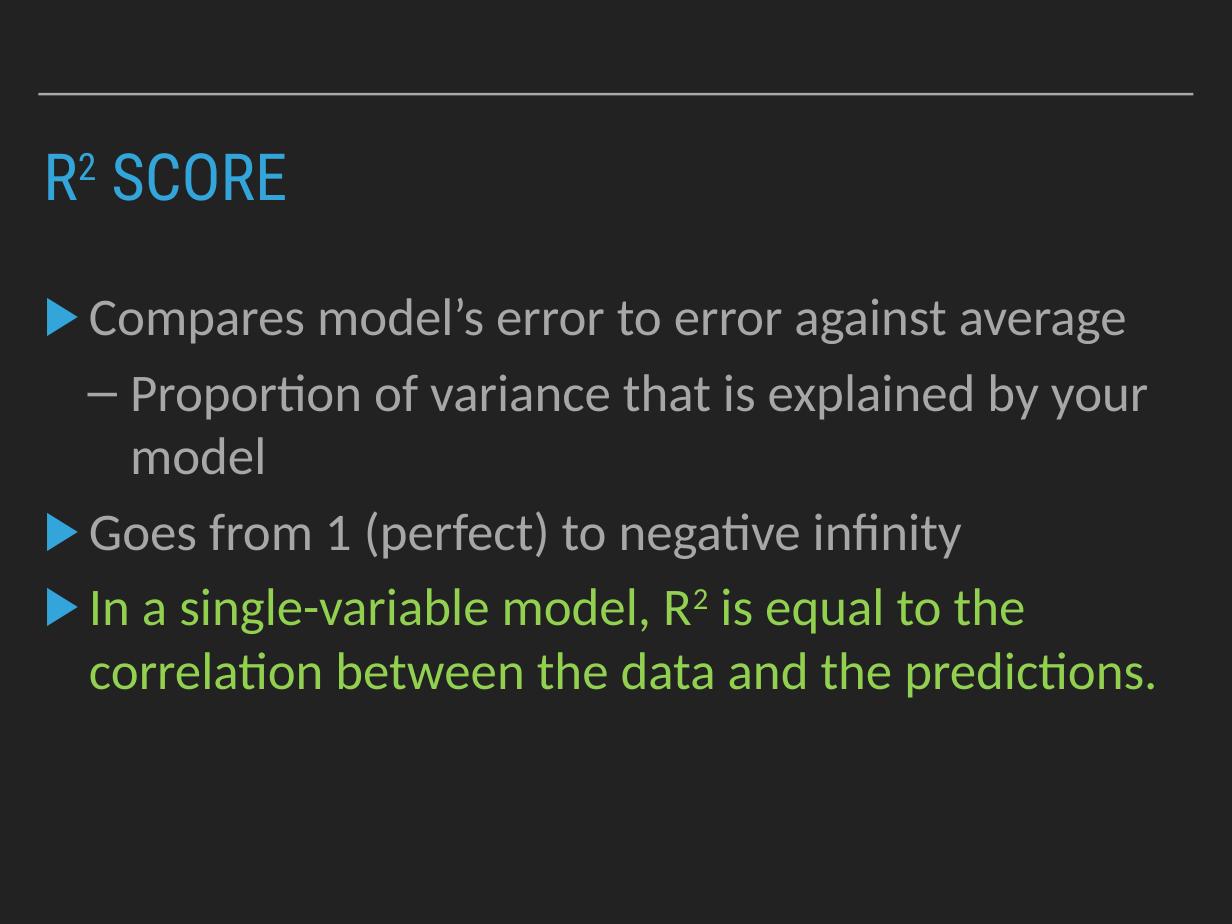
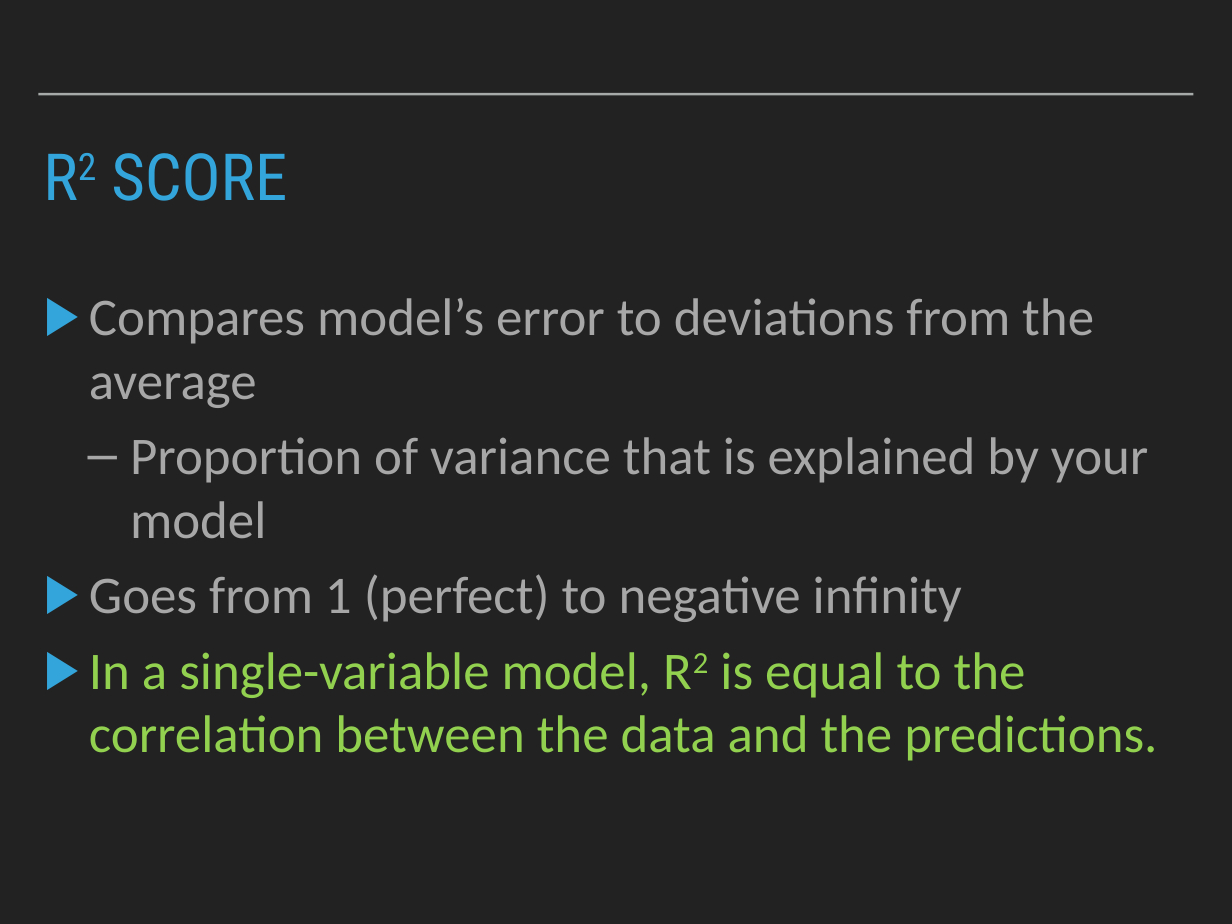
Before and after one commit to patricks1/python-for-data-science, a slide deck: slide 26 of Session09/Session9_Slides.pptx. Drawn at 1232x924 pixels with LibreOffice and Linux fonts; fonts in the diff are those of the drawing. Boxes give left, top, right and bottom in pixels: in the first picture for what was removed or moved away, otherwise in the second. Text is boxed around its words. In the diff, an @@ line names an element or a change of style, - is before the commit and + after.

```diff
--- a/Session09/Session9_Slides.pptx
+++ b/Session09/Session9_Slides.pptx
@@ text at bbox=[89, 298, 1094, 408]: text changed @@
-▶ Compares model’s error to error against average
+▶ Compares model’s error to deviations from the average
```
Also in this commit, not shown: 8 other slides changed, 2 other files.
